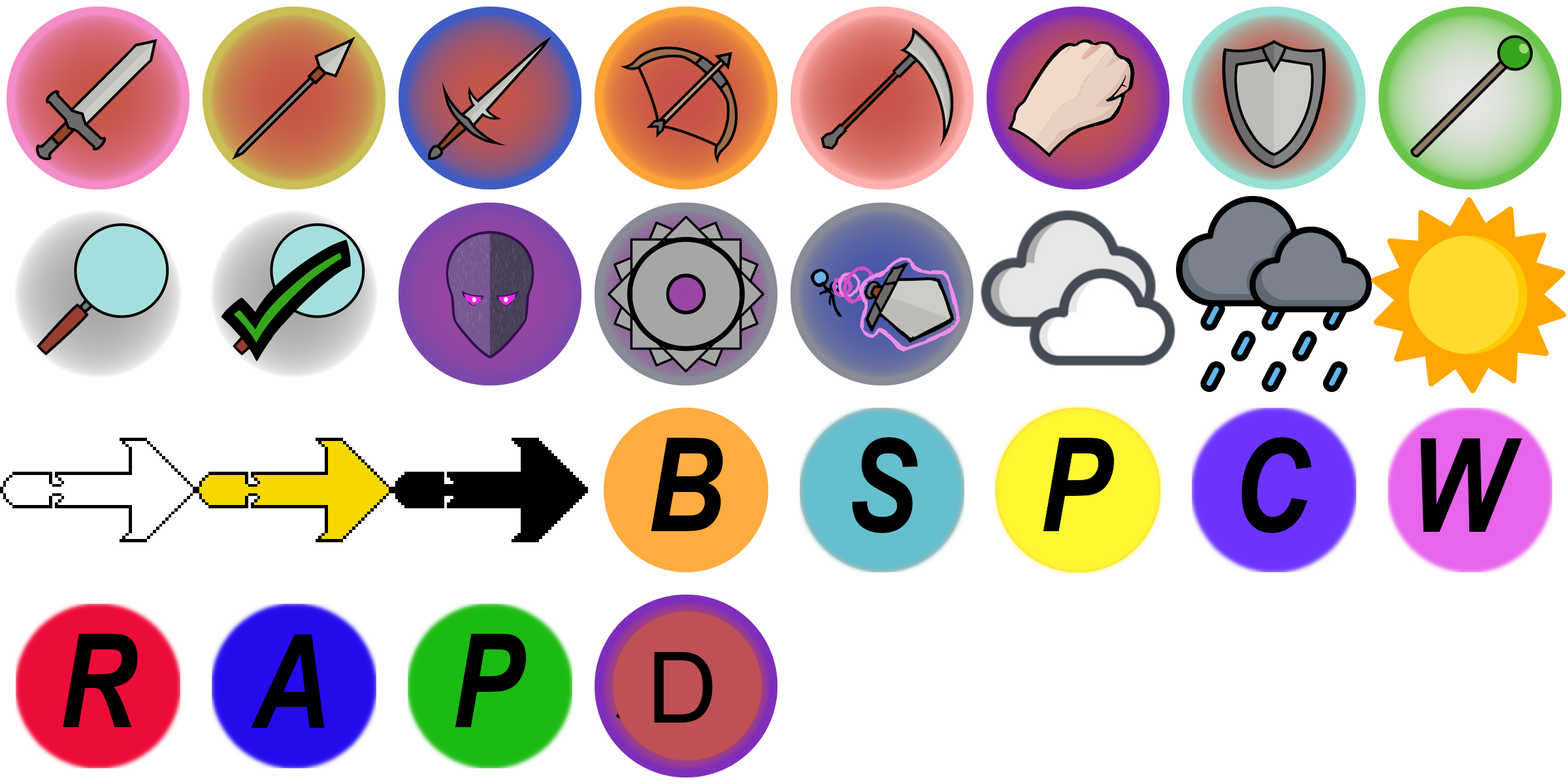
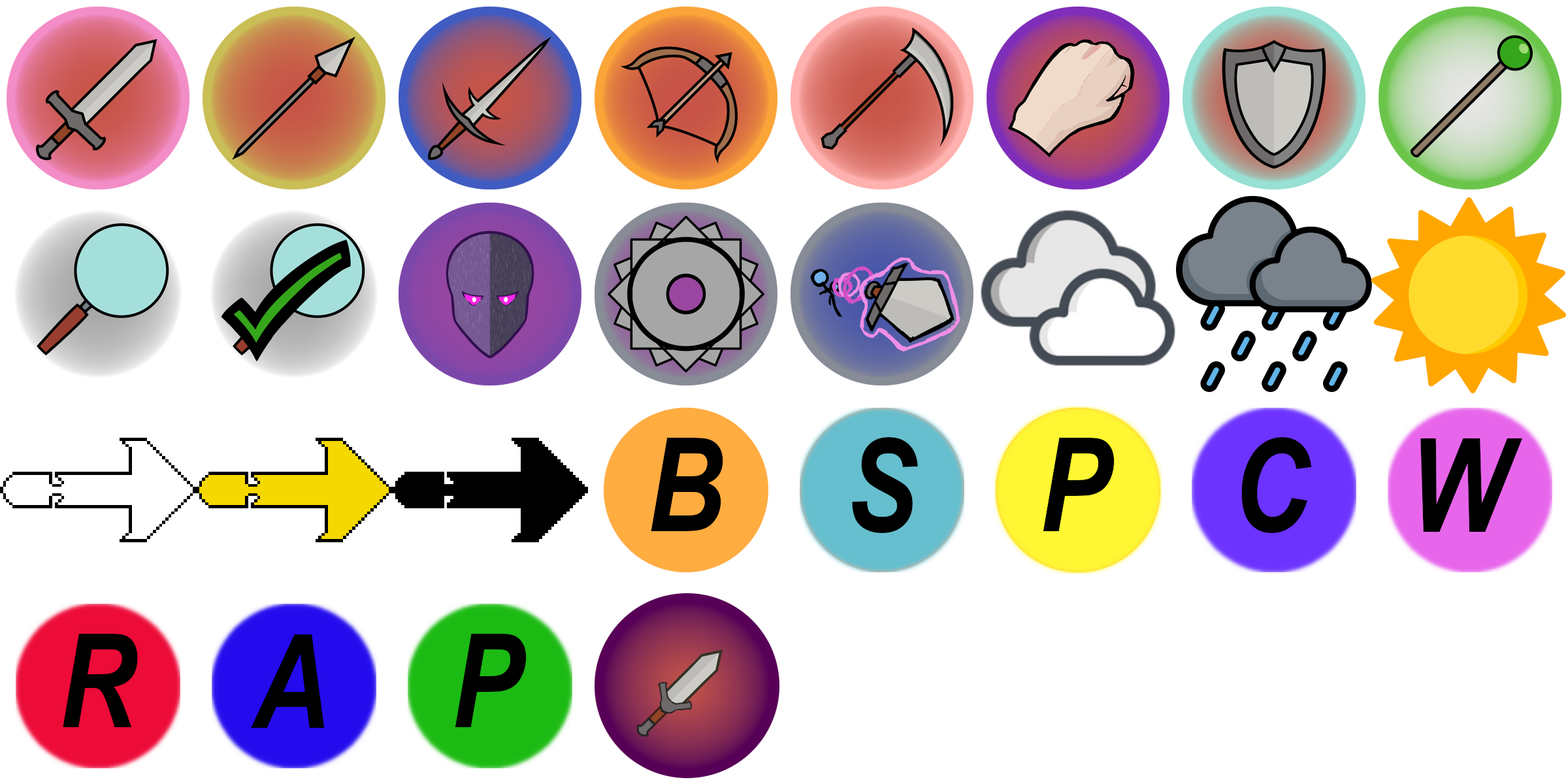
Layered file, before and after one edit (1568px x 784px). Changes by layer:
renamed "D" to "DaggerLogo.png", painted on it over [594, 593, 780, 779]
removed layer "6_strike_test.png copy" over [594, 594, 778, 778]